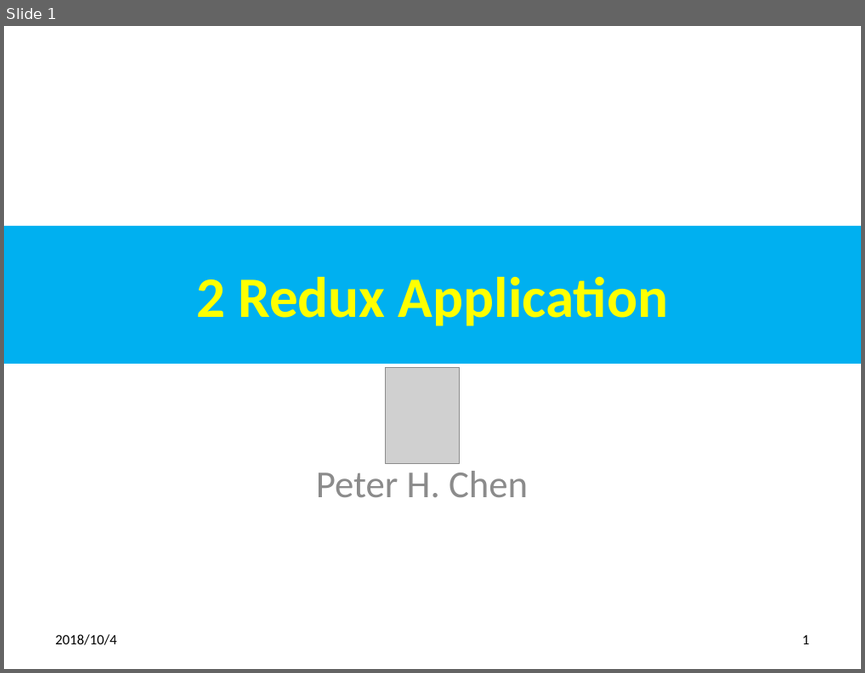
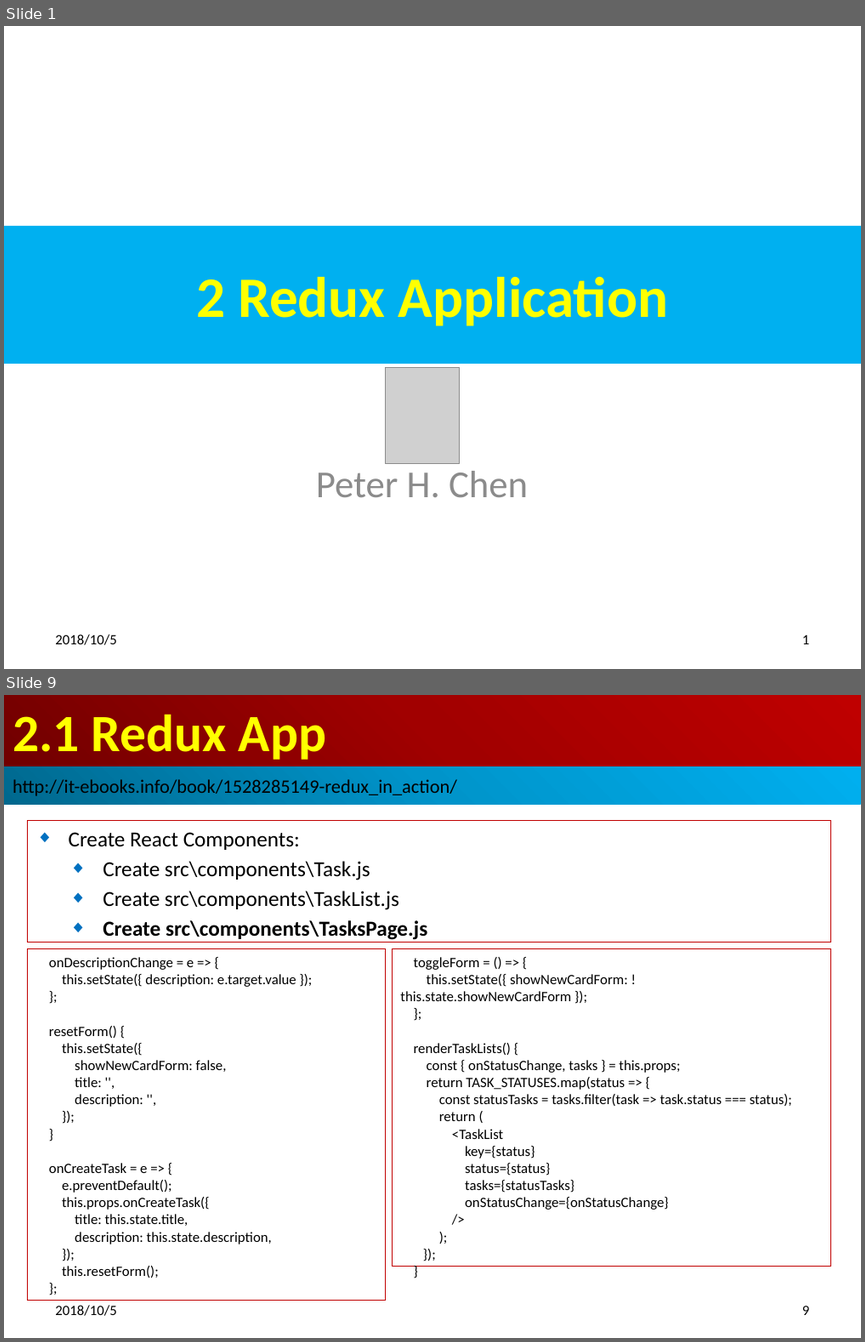
Before and after one commit to peterhchen/redux-code, a slide deck: 15_Ch02_ReduxApp.pptx. Shown one above the other, each under a label of ours: slide 1 before the commit, slides 1 and 9 after it; the slides between them are not shown. The pictures are 865x673 and 865x1342 pixels, drawn with LibreOffice and Linux fonts; fonts in the diff are those of the drawing; grey boxes stand for pictures. Boxes give left, top, right and bottom in pixels: in the first picture for what was removed or moved away, otherwise in the second. Text is boxed around its words. In the diff, an @@ line names an element or a change of style, - is before the commit and + after.

```diff
--- a/15_Ch02_ReduxApp.pptx
+++ b/15_Ch02_ReduxApp.pptx
@@ slide 9 added at bbox=[4, 695, 861, 1338], background #FFFFFF @@
@@ title added at bbox=[4, 695, 861, 767], fill gradient #720000 to #A20000 to #C00000, 44 pt, text #FFFF00, bold @@
+2.1 Redux App
@@ rectangle added at bbox=[4, 767, 861, 805], fill gradient #00688E to #0094CA to #00B0F0, 16 pt, text #000000 @@
+http://it-ebooks.info/book/1528285149-redux_in_action/
@@ subtitle added at bbox=[28, 821, 831, 942], outline #C00000 0.75 pt, 18 pt, text #000000 @@
+◆ Create React Components:
+◆ Create src\components\Task.js
+◆ Create src\components\TaskList.js
+◆ Create src\components\TasksPage.js
@@ rectangle added at bbox=[28, 948, 386, 1299], outline #C00000 0.75 pt, 12 pt, text #000000 @@
+onDescriptionChange = e => {
+this.setState({ description: e.target.value });
+};
+resetForm() {
+this.setState({
+showNewCardForm: false,
+title: '',
+description: '',
+});
+}
+onCreateTask = e => {
+e.preventDefault();
+this.props.onCreateTask({
+title: this.state.title,
+description: this.state.description,
+});
+this.resetForm();
+};
@@ rectangle added at bbox=[392, 948, 831, 1265], outline #C00000 0.75 pt, 12 pt, text #000000 @@
+toggleForm = () => {
+this.setState({ showNewCardForm: !this.state.showNewCardForm });
+};
+renderTaskLists() {
+const { onStatusChange, tasks } = this.props;
+return TASK_STATUSES.map(status => {
+const statusTasks = tasks.filter(task => task.status === status);
+return (
+<TaskList
+key={status}
+status={status}
+tasks={statusTasks}
+onStatusChange={onStatusChange}
+/>
+);
+});
+}
@@ text added at bbox=[55, 1304, 116, 1315], 12 pt, text #000000 @@
+2018/10/5
@@ page number added at bbox=[802, 1305, 809, 1315], 12 pt, text #000000 @@
+9
@@ slide 1 changed as well @@
@@ text at bbox=[55, 634, 116, 645]: text changed @@
-2018/10/4
+2018/10/5
```
Also in this commit, not shown: 3 other slides changed, 12 other slides added.
